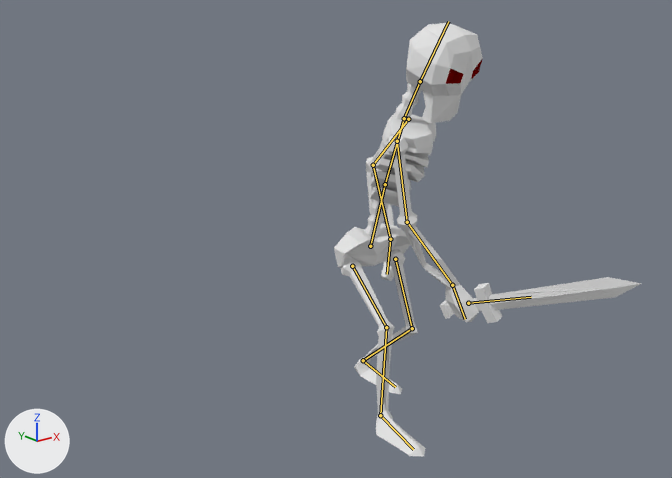
A saved change to the Blender file Blender/Skeleton animacoes.blend.
Before and after are seen from a camera (50 mm lens) standing at (-8.04, -10.83, 6.15) and looking at (-0.34, -1.21, 2.3). The axes (+X, +Y, +Z) are drawn at lower left. The lights are the same throughout. Both versions are drawn at frame 29 of the action 'Atacando.002'; the numbers are the values there. The bones that bend it are drawn over the model as lines.
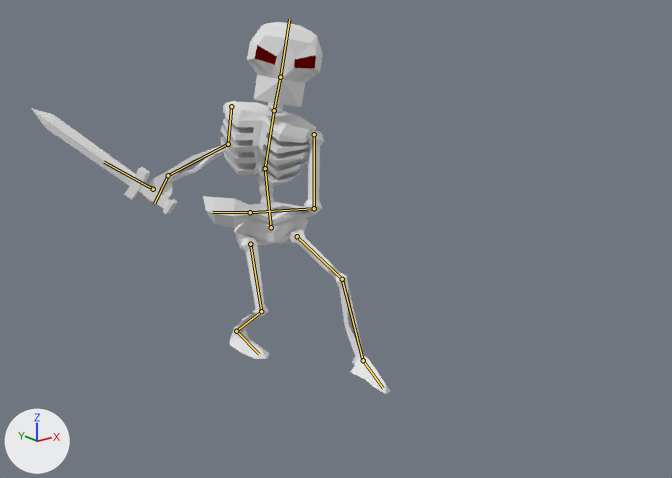
Patch to the scene script:
```diff
--- a/Blender/Skeleton animacoes.blend.py
+++ b/Blender/Skeleton animacoes.blend.py
@@ bone_abdomen @@
 bone_abdomen = bpy.data.objects['Armature'].pose.bones['Abdomen']
-bone_abdomen.location = (-0.16, -0.32, 2.27)
-bone_abdomen.rotation_quaternion = (0.994, 0.094, -0.034, -0.026)  # degrees (11, -4, -3)
+bone_abdomen.location = (-0.25, -0.76, -0.31)
+bone_abdomen.rotation_quaternion = (0.982, -0.062, -0.176, 0.031)  # degrees (-8, -20, 5)
@@ bone_torax @@
 bone_torax = bpy.data.objects['Armature'].pose.bones['Torax']  # child of 'Abdomen'
-bone_torax.location = (0.01, 0.0, 0.0)
-bone_torax.rotation_quaternion = (0.926, 0.039, 0.355, 0.12)  # degrees (12, 40, 19)
+bone_torax.location = (-0.01, 0.0, 0.0)
+bone_torax.rotation_quaternion = (0.86, 0.081, -0.5, 0.061)  # degrees (9, -60, 3)
@@ bone_pescoco @@
 bone_pescoco = bpy.data.objects['Armature'].pose.bones['Pescoco']  # child of 'Torax'
-bone_pescoco.rotation_quaternion = (0.993, 0.012, 0.042, -0.107)  # degrees (1, 5, -12)
+bone_pescoco.rotation_quaternion = (0.974, 0.018, 0.226, -0.02)  # degrees (2, 26, -2)
@@ bone_cabeca @@
 bone_cabeca = bpy.data.objects['Armature'].pose.bones['Cabeca']  # child of 'Pescoco'
-bone_cabeca.rotation_quaternion = (0.961, -0.134, -0.225, -0.094)  # degrees (-14, -27, -8)
+bone_cabeca.rotation_quaternion = (0.997, 0.0, 0.001, -0.083)  # degrees (0, 0, -10)
@@ bone_braco1_r @@
 bone_braco1_r = bpy.data.objects['Armature'].pose.bones['Braco1.r']  # child of 'Torax'
-bone_braco1_r.rotation_quaternion = (0.793, -0.007, 0.409, -0.048)  # degrees (-6, 54, -10)
+bone_braco1_r.rotation_quaternion = (0.792, -0.049, 0.322, -0.254)  # degrees (-22, 37, -43)
@@ bone_braco2_r @@
 bone_braco2_r = bpy.data.objects['Armature'].pose.bones['Braco2.r']  # child of 'Braco1.r'
-bone_braco2_r.rotation_quaternion = (0.989, 0.07, 0.037, -0.116)  # degrees (8, 5, -13)
+bone_braco2_r.rotation_quaternion = (0.995, -0.012, 0.008, -0.089)  # degrees (-2, 1, -10)
@@ bone_controladorbraco_l @@
 bone_controladorbraco_l = bpy.data.objects['Armature'].pose.bones['ControladorBraco.l']
-bone_controladorbraco_l.location = (-0.78, -0.88, -0.53)
-bone_controladorbraco_l.rotation_quaternion = (0.933, 0.237, 0.158, -0.215)  # degrees (24, 23, -21)
+bone_controladorbraco_l.location = (-3.08, -0.43, 0.05)
+bone_controladorbraco_l.rotation_quaternion = (0.444, -0.166, 0.191, -0.855)  # degrees (-29, -7, -123)
@@ bone_controladorperna_l @@
 bone_controladorperna_l = bpy.data.objects['Armature'].pose.bones['ControladorPerna.l']
-bone_controladorperna_l.rotation_quaternion = (0.883, -0.032, -0.032, 0.131)  # degrees (-5, -3, 17)
+bone_controladorperna_l.rotation_quaternion = (0.88, -0.067, 0.139, 0.028)  # degrees (-8, 18, 2)
@@ bone_controladorbraco_r @@
 bone_controladorbraco_r = bpy.data.objects['Armature'].pose.bones['ControladorBraco.r']
-bone_controladorbraco_r.location = (1.33, -2.9, -0.64)
-bone_controladorbraco_r.rotation_quaternion = (0.777, 0.586, -0.132, 0.181)  # degrees (72, -25, 8)
+bone_controladorbraco_r.location = (1.06, 2.9, -0.18)
+bone_controladorbraco_r.rotation_quaternion = (0.314, -0.03, -0.584, -0.747)  # degrees (70, -24, -152)
@@ bone_controladorperna_r @@
 bone_controladorperna_r = bpy.data.objects['Armature'].pose.bones['ControladorPerna.r']
-bone_controladorperna_r.location = (-0.76, -2.95, 0.04)
-bone_controladorperna_r.rotation_quaternion = (0.951, 0.085, -0.043, -0.01)  # degrees (10, -5, -2)
+bone_controladorperna_r.location = (0.25, 1.15, -0.01)
+bone_controladorperna_r.rotation_quaternion = (0.953, 0.072, -0.016, -0.001)  # degrees (9, -2, 0)
```

What differs and where, as boxes [x1, y1, x2, y2] in the pictures (672 x 478 px):
'Cube', posed (17% wider, 14% shorter)
    before: [334, 23, 642, 457]
    after: [31, 22, 390, 394]
bone 'Abdomen', root to tip
    before: (370, 246) to (385, 184)
    after: (271, 227) to (265, 168)
bone 'Torax', root to tip
    before: (385, 184) to (404, 118)
    after: (265, 168) to (274, 110)
bone 'Pescoco', root to tip
    before: (404, 118) to (420, 81)
    after: (274, 110) to (280, 77)
bone 'Cabeca', root to tip
    before: (420, 81) to (448, 21)
    after: (280, 77) to (289, 19)
bone 'Braco1.r', root to tip
    before: (397, 141) to (407, 222)
    after: (231, 106) to (228, 144)
bone 'Braco2.r', root to tip
    before: (407, 222) to (452, 285)
    after: (228, 144) to (168, 175)
